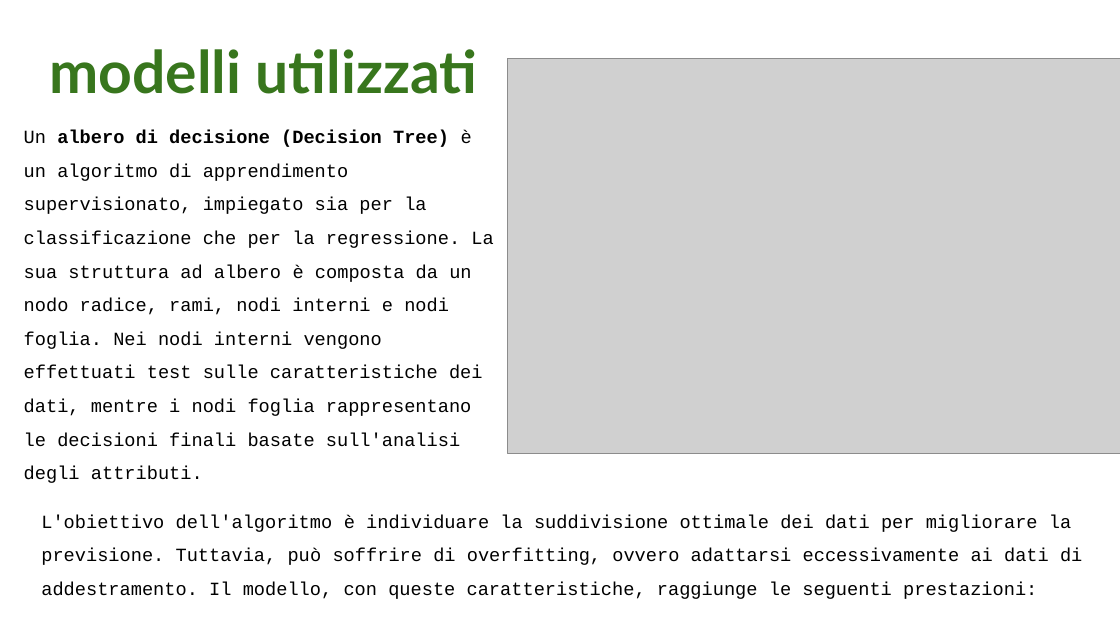
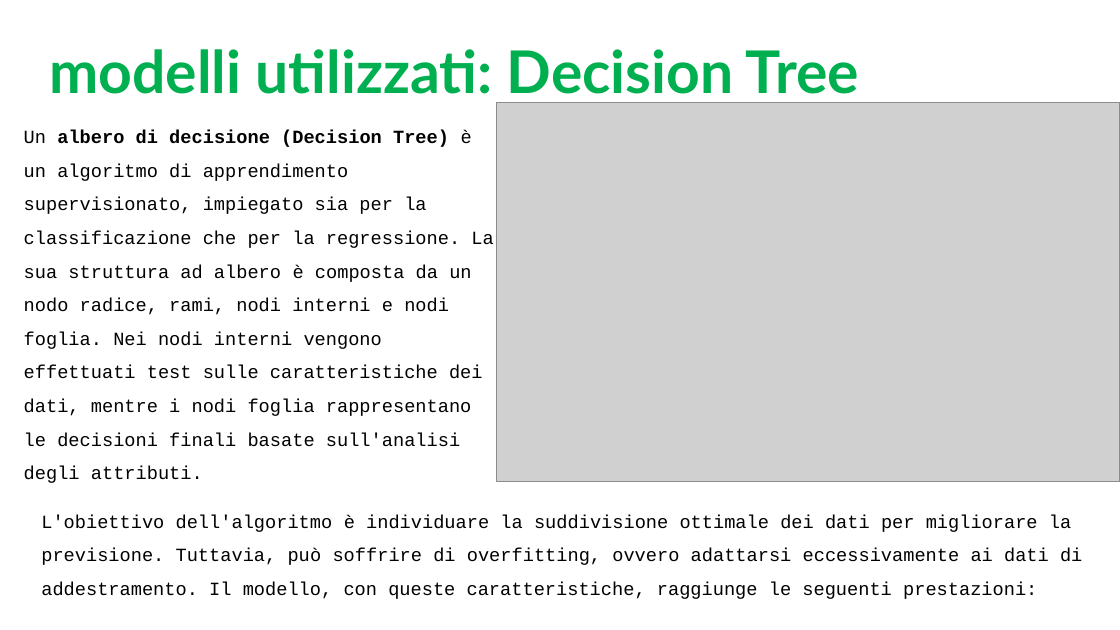
Before and after one commit to G3nnaro76/E-Cycle, a slide deck: slide 8 of Documents/Presentazione_E-Cycle.pptx. Drawn at 1120x630 pixels with LibreOffice and Linux fonts; fonts in the diff are those of the drawing; grey boxes stand for pictures. Boxes give left, top, right and bottom in pixels: in the first picture for what was removed or moved away, otherwise in the second. Text is boxed around its words. In the diff, an @@ line names an element or a change of style, - is before the commit and + after.

```diff
--- a/Documents/Presentazione_E-Cycle.pptx
+++ b/Documents/Presentazione_E-Cycle.pptx
@@ title at (49,49,859,105): text changed; text colour #38761D to #00B050 @@
-modelli utilizzati
+modelli utilizzati: Decision Tree
@@ picture: place and size @@
-picture at (507,58,1120,452)
+picture at (496,103,1120,482)
```
Also in this commit, not shown: 9 other slides changed, 1 other file.
